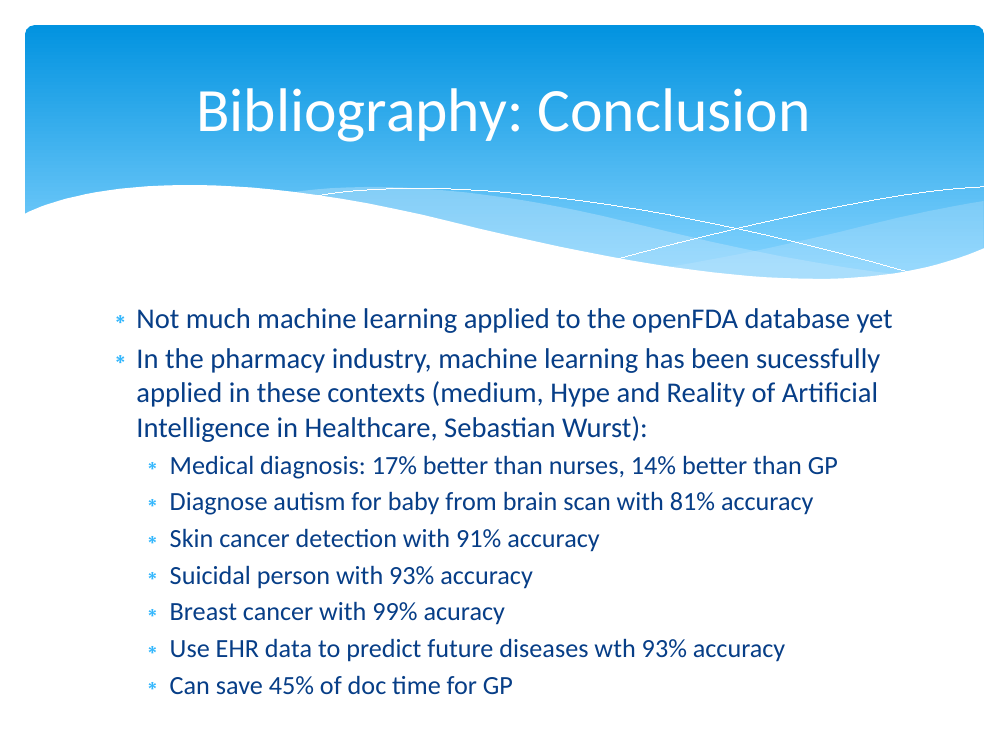
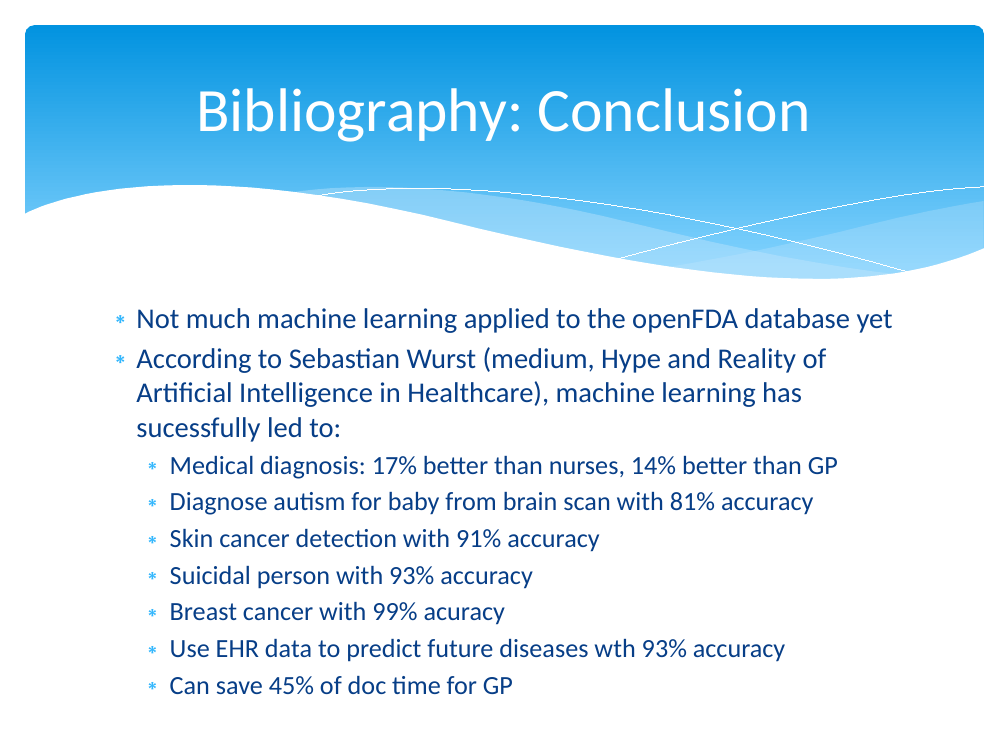
Before and after one commit to agendrin/myProject, a slide deck: slide 36 of 2018_09_10_Presentation.pptx (slide 33 before the commit). Drawn at 1008x756 pixels with LibreOffice and Linux fonts; fonts in the diff are those of the drawing. Boxes give left, top, right and bottom in pixels: in the first picture for what was removed or moved away, otherwise in the second. Text is boxed around its words. In the diff, an @@ line names an element or a change of style, - is before the commit and + after.

```diff
--- a/2018_09_10_Presentation.pptx
+++ b/2018_09_10_Presentation.pptx
@@ text at bbox=[136, 347, 827, 442]: text changed @@
-∗ In the pharmacy industry, machine learning has been sucessfully applied in these contexts (medium, Hype and Reality of Artificial Intelligence in Healthcare, Sebastian Wurst):
+∗ According to Sebastian Wurst (medium, Hype and Reality of Artificial Intelligence in Healthcare), machine learning has sucessfully led to:
```
Also in this commit, not shown: 7 other slides changed, 16 slides added, 12 slides removed.
